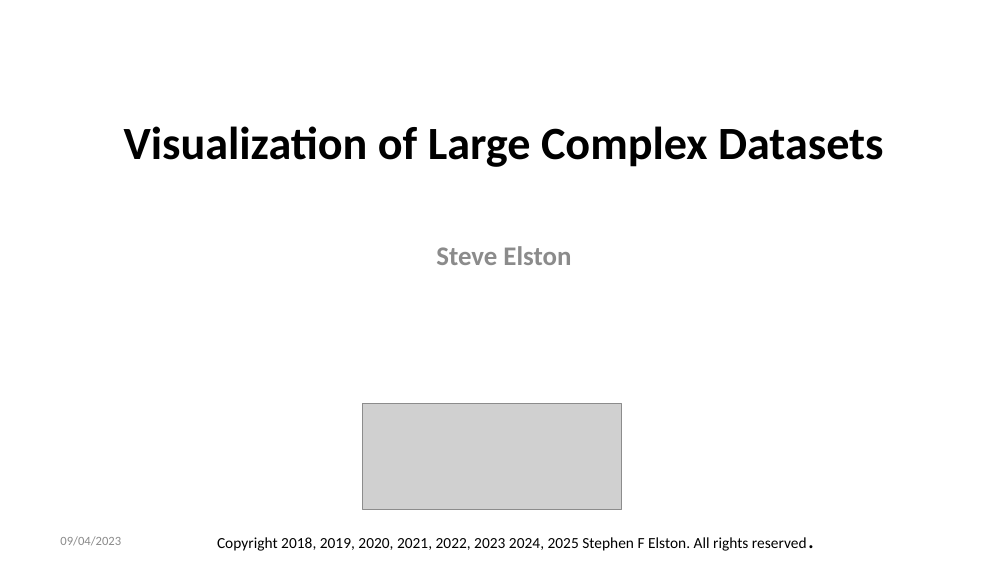
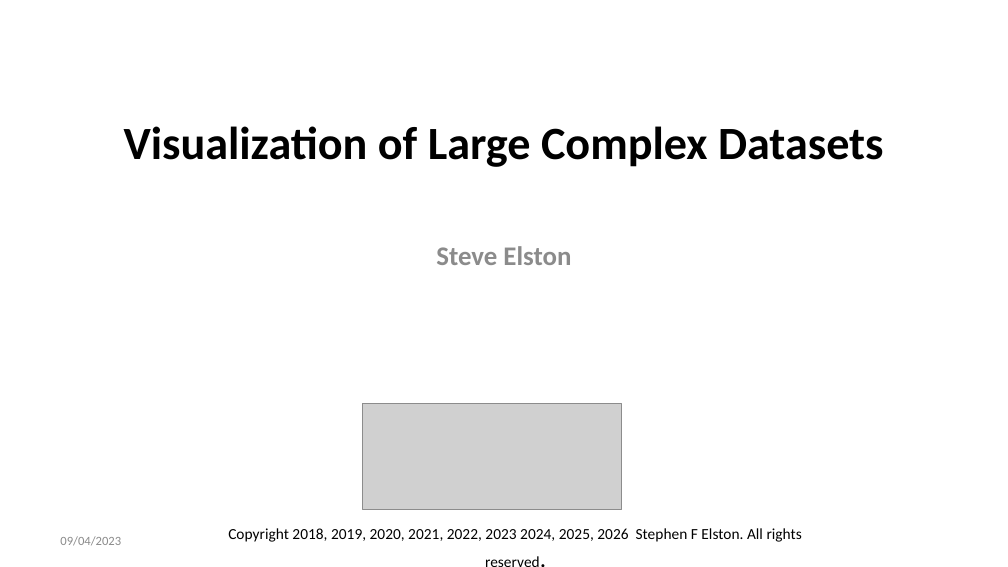
Before and after one commit to StephenElston/CSCI-E-83, a slide deck: slide 1 of LectureSlides/02_VisualizationOfLargeComplexData.pptx. Drawn at 1008x567 pixels with LibreOffice and Linux fonts; fonts in the diff are those of the drawing; grey boxes stand for pictures. Boxes give left, top, right and bottom in pixels: in the first picture for what was removed or moved away, otherwise in the second. Text is boxed around its words. In the diff, an @@ line names an element or a change of style, - is before the commit and + after.

Commit message:
Updates from lecture

```diff
--- a/LectureSlides/02_VisualizationOfLargeComplexData.pptx
+++ b/LectureSlides/02_VisualizationOfLargeComplexData.pptx
@@ text at [228,528,802,542]: text changed @@
-Copyright 2018, 2019, 2020, 2021, 2022, 2023 2024, 2025 Stephen F Elston. All rights reserved.
+Copyright 2018, 2019, 2020, 2021, 2022, 2023 2024, 2025, 2026 Stephen F Elston. All rights reserved.
```
Also in this commit, not shown: 10 other slides changed.
